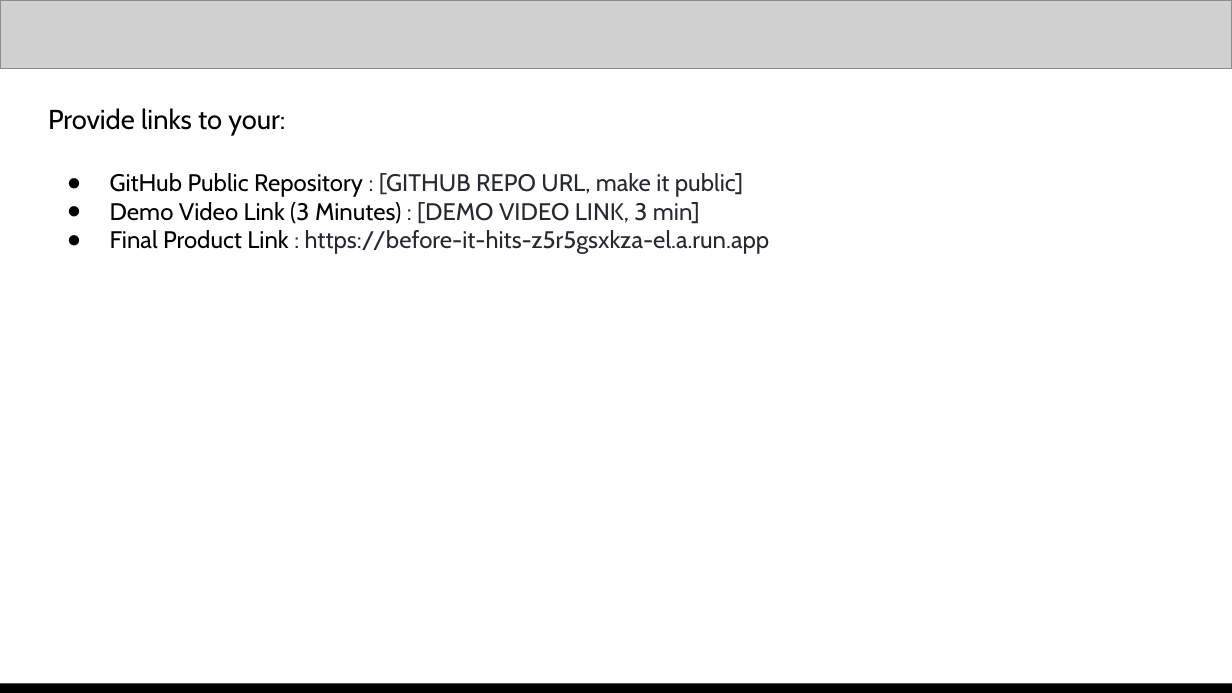
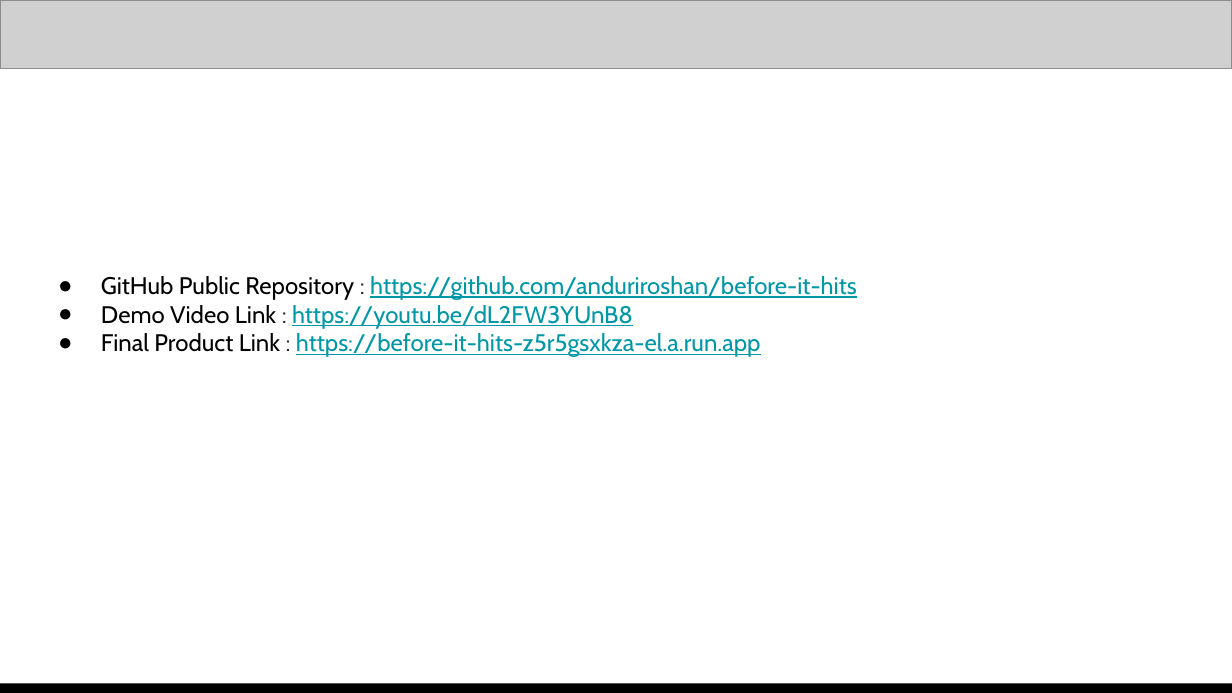
Before and after one commit to anduriroshan/before-it-hits, a slide deck: slide 12 of Submission Template - AI Builder Cup.pptx. Drawn at 1232x693 pixels with LibreOffice and Linux fonts; fonts in the diff are those of the drawing; grey boxes stand for pictures. Boxes give left, top, right and bottom in pixels: in the first picture for what was removed or moved away, otherwise in the second. Text is boxed around its words. In the diff, an @@ line names an element or a change of style, - is before the commit and + after.

```diff
--- a/Submission Template - AI Builder Cup.pptx
+++ b/Submission Template - AI Builder Cup.pptx
@@ text "GitHub Public Repository : https://github.com/anduriroshan/b ..." moved from (x1=48, y1=108, x2=770, y2=254) to (x1=101, y1=276, x2=857, y2=357) @@
@@ text at (x1=101, y1=276, x2=857, y2=329): text changed; text colour #000000 to #0097A7 @@
-Provide links to your:
-● GitHub Public Repository : [GITHUB REPO URL, make it public]
-● Demo Video Link (3 Minutes) : [DEMO VIDEO LINK, 3 min]
+● GitHub Public Repository : https://github.com/anduriroshan/before-it-hits
+● Demo Video Link : https://youtu.be/dL2FW3YUnB8
@@ text at (x1=101, y1=333, x2=761, y2=357): text colour #262A2E to #0097A7, underline on in "https://before-it-hits-z5r5gsxkza-el.a.run.app" @@
```
Also in this commit, not shown: 5 other slides changed, 12 other files.
